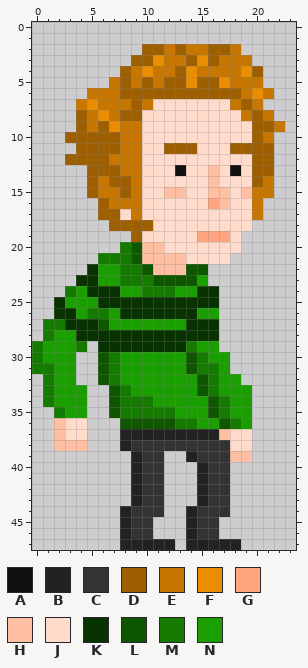
A pixel-art sprite gets an edit: pfp-game/platforms/browser/www/img/character-0-jump.png. The picture above was drawn from the file before the commit.
The file is 24x48 pixels.
Palette (. is transparent): A #111111  B #222222  C #333333  D #9e5f00  E #c77700  F #eb8d00  G #ffa680  H #ffbfa3  J #ffdbcc  K #083300  L #0e5700  M #147a00  N #1a9e00
Pixels before, first column x 0:
 2 ..........DDEDEEDDE....
 3 .........DDFEEDFDEEE...
 4 ........DEFEEDFEEEEFD..
 5 .......EDEDEDDFDDFEEE..
 6 .....EEEDDDDDDDDDDDEFE.
 7 ....EFEEEDEJJJJJJJEDE..
 8 ....DEFEDDJJJJJJJJJEDE.
 9 ....DEDFEEJJJJJJJJJJDDE
10 ...DDDDDEEJJJJJJJJJJDE.
11 ....DDDDEEJJDDDJJJDDDD.
12 ...DDDDEEEJJJJJJJJJJDD.
13 .....DDDEEJJJAJJHJAJDD.
14 .....DEDDEJJJJJJHJJJDE.
15 .....DEEDEJJHHJJHHJHEE.
16 ......DEEEJJJJJJGHJJE..
17 ......DDJEJJJJJJJJJJE..
18 .......DDDDJJJJJJJJJ...
19 .........DJJJJJGGGJ....
20 ........MLHHJJJJJJJ....
21 ......MMMLHHHHJJJJ.....
22 .....KNNMMLHHHLL.......
23 ....KKNNMMMLLLLN.......
24 ...MNKKKNNMMMNNKK......
25 ..KNNNKKKKKKKKKKK......
26 ..KKNMMNKKKKKKKNN......
27 .MMKKKLNNNNNNNKKK......
28 .MNNKKKKKKKKKKKKK......
29 MNNNM.KKKKKKKKMNN......
30 MNNN..LMNNNNNNLMNN.....
31 MMNN..LMNNNNNNLMMN.....
32 .MNN..LMNNNNNNNLMNN....
33 .MNNN..LMNNNNNNLMNNN...
34 .MNNN..LMMMNNNNNLMNN...
35 ..MNN..LMMMMMNNNLMNN...
36 ..HJJ...LLLLLMMNNLMN...
37 ..HJJ...BBBBBBBBBHJJ...
38 ..HHH...BCCCCCCCCCJJ...
39 .........BCC..BCCCHH...
40 .........BCC...BCC.....
41 .........BCC...BCC.....
42 .........BCC...BCC.....
43 .........BCC...BCC.....
44 ........BCCC..BCCC.....
45 ........BCC...BCC......
46 ........BCC...BCC......
47 ........BBBBB.BBBBB....
Once edited:
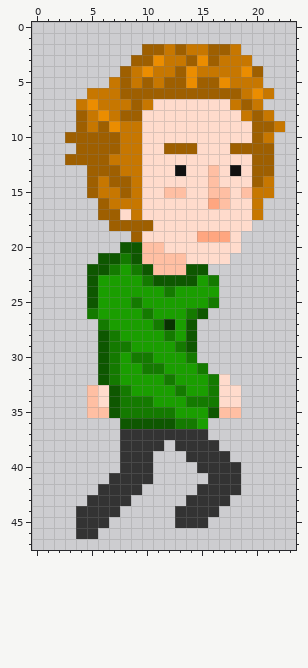
The author wrote: fele in martin hoja plus jump
The exact change:
Changed rows in their new state; - is an unchanged pixel.
first column x 0:
20 --------L-----------
21 ------LL------------
22 -----LLMN-----------
23 ----.L--NN------M---
24 ---..LNN--NN---NN---
25 --...LNNNMNNNNNNM---
26 --...-N-NNMNNNML.---
27 -.....M----MK-L..---
28 -.....LMNNNNMNL..---
29 .....-LMMNNNNML..---
30 ....-----MM---M...--
31 ....------MM--N-..--
32 -...--------M--N-J.-
33 -....HJ------M-N-JJ.
34 -....HJ-------MMMJJ.
35 --...HH----------HH.
36 --...-----------....
37 --...---CCCCCCCC....
38 --...---C---.----...
39 --------CC-.--C---..
40 --------CC-.---C--C-
41 -------CCC-.---.--C-
42 ------CCCC..---C--C-
43 -----CCCC...--CC----
44 ----CCCC....-CC--.--
45 ----CCC-...--CC-.---
46 ----CC--...---...---
47 --------.....-.....-
Boxes around the changes in both pictures, in picture pixels (x1, y1, x2, y2):
changed: (32, 242, 252, 550)
